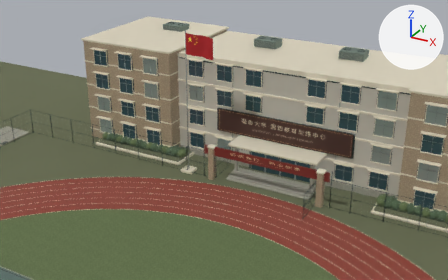
Two versions of the glTF model models/campus.glb, one commit apart.
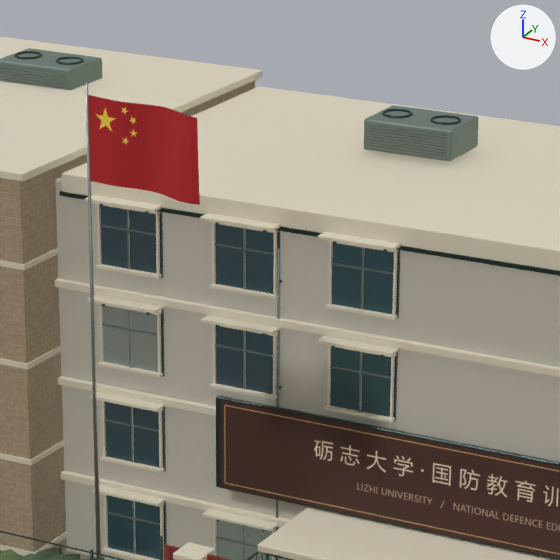
Each version is shown from a 50 mm lens placed at (23.81, -3.75, 30.75), pointed at (-3.68, 46.24, 5.75), then close up on the part from 37% to 68% of the width and 3% to 53% of the height. Arrows for +X, +Y and +Z are at upper right; the lights stay in place. The older version's two pictures come first.

Objects in the first close-up: 'CAMPUS | 05 | Warm campus brick', 'CAMPUS | Campus national flag', 'CAMPUS | Container grey green', 'CAMPUS | Frame dark', 'CAMPUS | Galvanized fittings', 'CAMPUS | Glass blue grey', 'CAMPUS | Glass lit cream', 'CAMPUS | Graphite steel', 'CAMPUS | Pale limestone trim', 'CAMPUS | University identity', 'CAMPUS | Warm plaster' and 5 more.
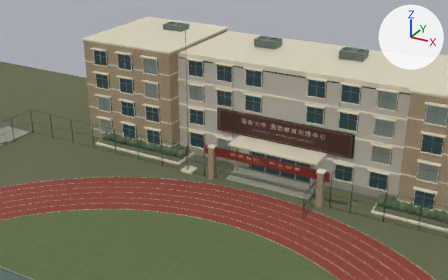
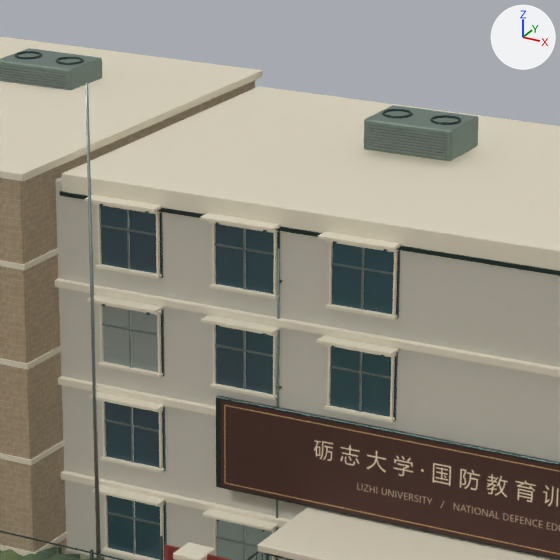
Changed parts and their boxes (x1, y1, x2, y2) in the close-ups (560 x 560 px):
```json
{"object": "CAMPUS | Campus national flag", "change": "deleted", "before": [88, 95, 200, 205], "on screen": "red"}
```

The change, as JSON lines over the scene's bpy script:
```json
{"op": "remove", "block": "ob_campus___campus_national_flag", "code": ["ob_campus___campus_national_flag = bpy.data.objects.new('CAMPUS | Campus national flag', me_wind_billowed_campus_flag)", "ob_campus___campus_national_flag.location = (0.0, 0.0, 0.0)"]}
```
